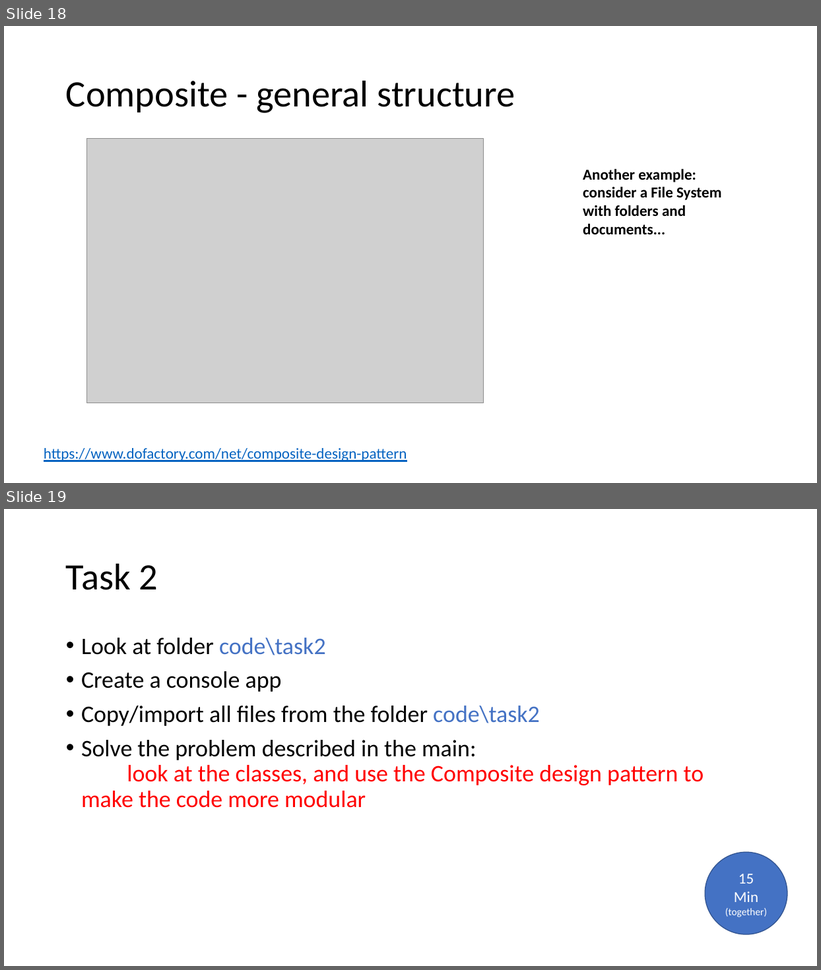
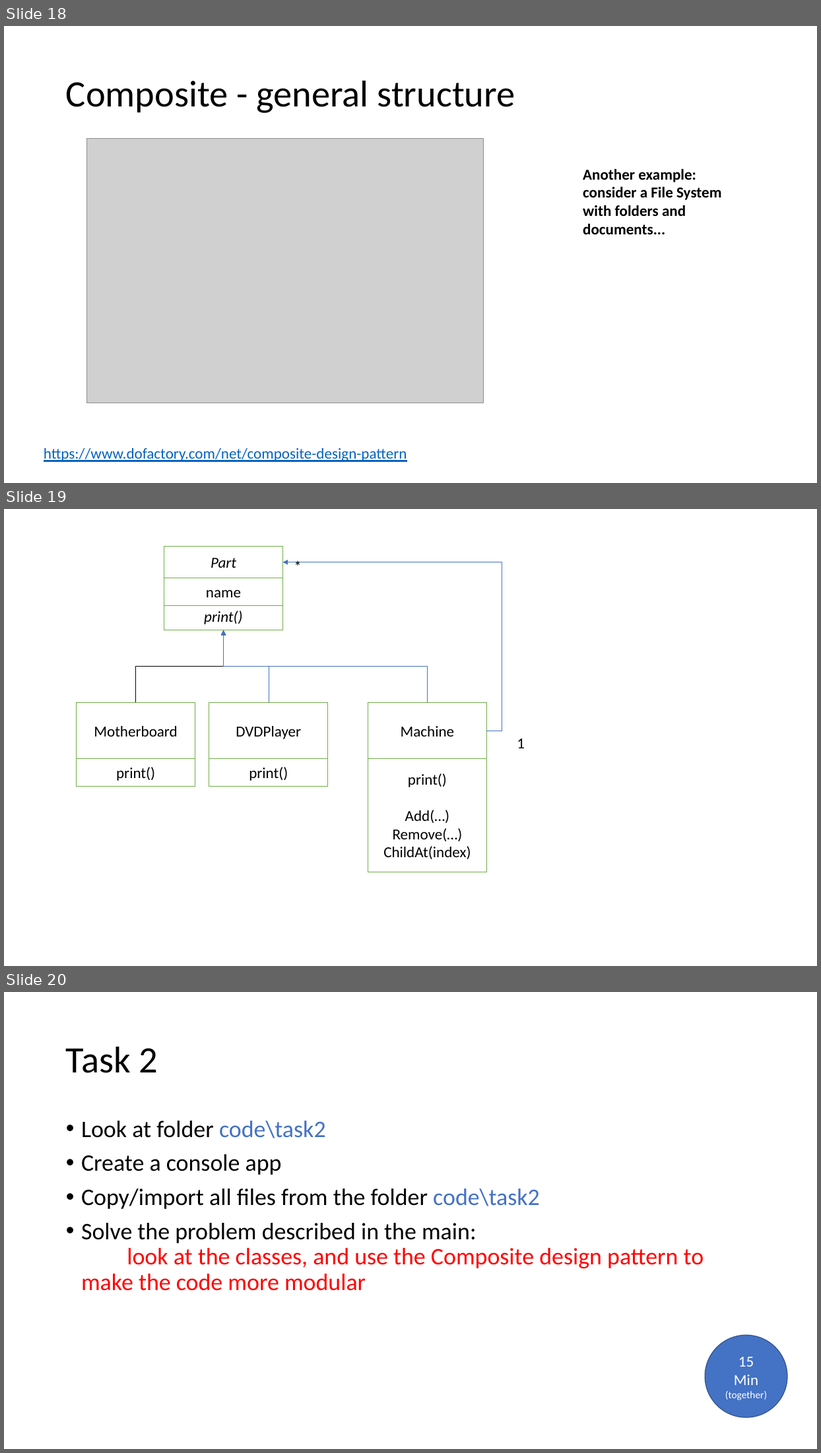
Before and after one commit to andrea270872/ApplicationDevelopment2023, a slide deck: lecture11/aval_lecture11.pptx. Shown one above the other, each under a label of ours: slides 18 and 19 before the commit, slides 18, 19 and 20 after it. The pictures are 821x970 and 821x1453 pixels, drawn with LibreOffice and Linux fonts; fonts in the diff are those of the drawing; grey boxes stand for pictures. Boxes give left, top, right and bottom in pixels: in the first picture for what was removed or moved away, otherwise in the second. Text is boxed around its words. In the diff, an @@ line names an element or a change of style, - is before the commit and + after.

```diff
--- a/lecture11/aval_lecture11.pptx
+++ b/lecture11/aval_lecture11.pptx
@@ slide 19 added at [4,509,817,966], background #FFFFFF @@
@@ rectangle added at [164,546,283,578], fill #FFFFFF, outline #70AD47 1 pt, 18 pt, text #000000, italic @@
+Part
@@ elbow arrow added from (487, 731) to (283, 562), #4472C4 0.5 pt @@
@@ text added at [288,553,308,578], 18 pt, text #000000 @@
+*
@@ rectangle added at [164,578,283,606], fill #FFFFFF, outline #70AD47 1 pt, 18 pt, text #000000 @@
+name
@@ rectangle added at [164,602,283,630], fill #FFFFFF, outline #70AD47 1 pt, 18 pt, text #000000, italic @@
+print()
@@ elbow arrow added from (136, 703) to (224, 630), #000000 0.5 pt @@
@@ elbow arrow added from (269, 703) to (224, 630), #4472C4 0.5 pt @@
@@ elbow arrow added from (427, 703) to (224, 630), #4472C4 0.5 pt @@
@@ rectangle added at [77,703,195,759], fill #FFFFFF, outline #70AD47 1 pt, 18 pt, text #000000 @@
+Motherboard
@@ rectangle added at [209,703,328,759], fill #FFFFFF, outline #70AD47 1 pt, 18 pt, text #000000 @@
+DVDPlayer
@@ rectangle added at [368,703,487,759], fill #FFFFFF, outline #70AD47 1 pt, 18 pt, text #000000 @@
+Machine
@@ text added at [517,739,525,749], 18 pt, text #000000 @@
+1
@@ rectangle added at [77,758,195,787], fill #FFFFFF, outline #70AD47 1 pt, 18 pt, text #000000 @@
+print()
@@ rectangle added at [209,758,328,787], fill #FFFFFF, outline #70AD47 1 pt, 18 pt, text #000000 @@
+print()
@@ rectangle added at [368,758,487,872], fill #FFFFFF, outline #70AD47 1 pt, 18 pt, text #000000 @@
+print()
+Add(…)
+Remove(…)
+ChildAt(index)
@@ what was slide 19 is now slide 20 @@
```
Also in this commit, not shown: 2 other slides added.
